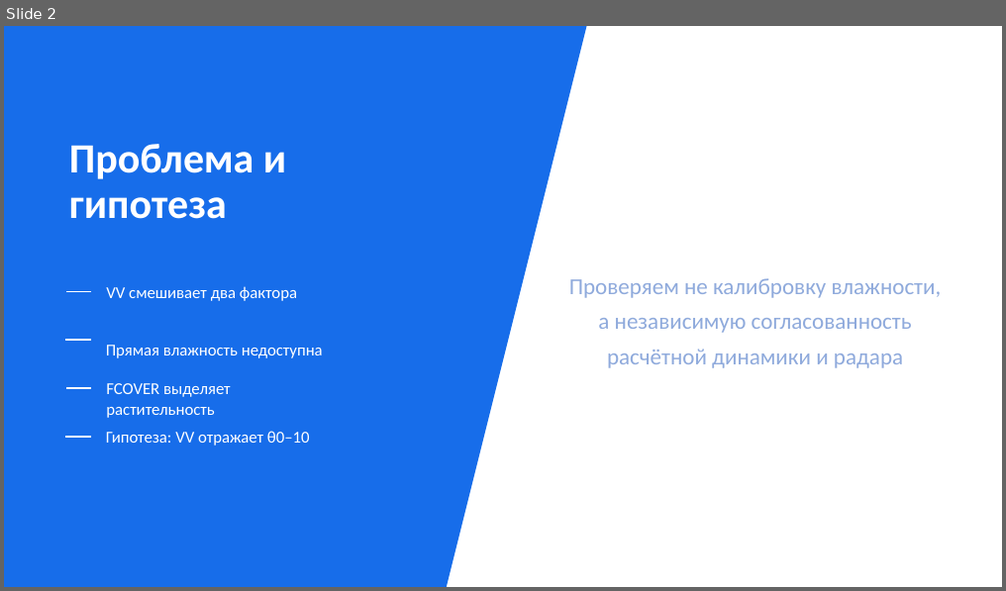
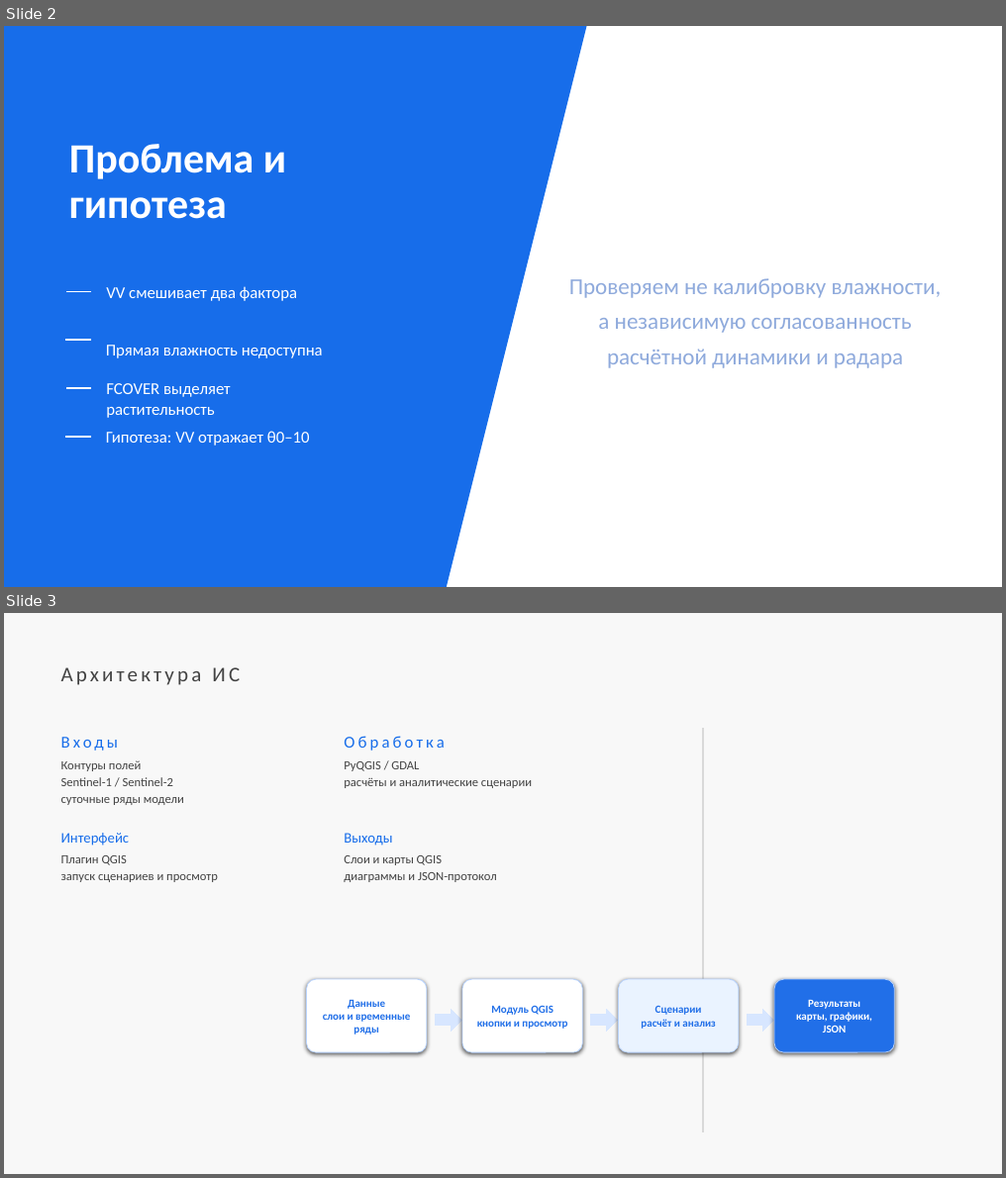
Before and after one commit to gregkorneev/water-regime-gis, a slide deck: output/pptx/Оценка_возможности_восстановления_влажности_почвы_презентация.pptx. Shown one above the other, each under a label of ours: slide 2 before the commit, slides 2 and 3 after it. The pictures are 1006x591 and 1006x1178 pixels, drawn with LibreOffice and Linux fonts; fonts in the diff are those of the drawing. Boxes give left, top, right and bottom in pixels: in the first picture for what was removed or moved away, otherwise in the second. Text is boxed around its words. In the diff, an @@ line names an element or a change of style, - is before the commit and + after.

```diff
--- a/output/pptx/Оценка_возможности_восстановления_влажности_почвы_презентация.pptx
+++ b/output/pptx/Оценка_возможности_восстановления_влажности_почвы_презентация.pptx
@@ slide 3 added at <box>4,613,1002,1174</box>, background #F8F8F8 @@
@@ text added at <box>61,667,240,685</box>, 20 pt, text #434343 @@
+Архитектура ИС
@@ line added from (703, 1133) to (703, 728), #D9D9D9 1.25 pt @@
@@ text added at <box>61,761,184,805</box>, 12 pt, text #434343 @@
+Контуры полей
+Sentinel-1 / Sentinel-2
+суточные ряды модели
@@ text added at <box>61,737,119,751</box>, 16 pt, text #176DEA @@
+Входы
@@ text added at <box>344,736,445,751</box>, 16 pt, text #176DEA @@
+Обработка
@@ text added at <box>344,761,532,788</box>, 12 pt, text #434343 @@
+PyQGIS / GDAL
+расчёты и аналитические сценарии
@@ text added at <box>61,833,130,846</box>, 14 pt, text #176DEA @@
+Интерфейс
@@ text added at <box>344,833,392,846</box>, 14 pt, text #176DEA @@
+Выходы
@@ text added at <box>61,856,218,882</box>, 12 pt, text #434343 @@
+Плагин QGIS
+запуск сценариев и просмотр
@@ text added at <box>344,856,497,882</box>, 12 pt, text #434343 @@
+Слои и карты QGIS
+диаграммы и JSON-протокол
@@ rounded rectangle added at <box>307,980,426,1054</box>, fill #FFFFFF, outline #B8D3FF 0.75 pt, 10.5 pt, text #216FE8, bold @@
+Данные
+слои и временные ряды
@@ rounded rectangle added at <box>462,980,582,1054</box>, fill #FFFFFF, outline #B8D3FF 0.75 pt, 10.5 pt, text #216FE8, bold @@
+Модуль QGIS
+кнопки и просмотр
@@ rounded rectangle added at <box>619,980,739,1054</box>, fill #EAF3FF, outline #B8D3FF 0.75 pt, 10.5 pt, text #216FE8, bold @@
+Сценарии
+расчёт и анализ
@@ rounded rectangle added at <box>774,980,894,1054</box>, fill #216FE8, outline #B8D3FF 0.75 pt, 10.5 pt, text #FFFFFF, bold @@
+Результаты
+карты, графики, JSON
@@ right arrow added at <box>436,1009,461,1031</box>, fill #D7E6FF, outline #D7E6FF 0 pt @@
@@ right arrow added at <box>591,1009,617,1031</box>, fill #D7E6FF, outline #D7E6FF 0 pt @@
@@ right arrow added at <box>747,1009,773,1031</box>, fill #D7E6FF, outline #D7E6FF 0 pt @@
```
Also in this commit, not shown: 1 slide removed.
